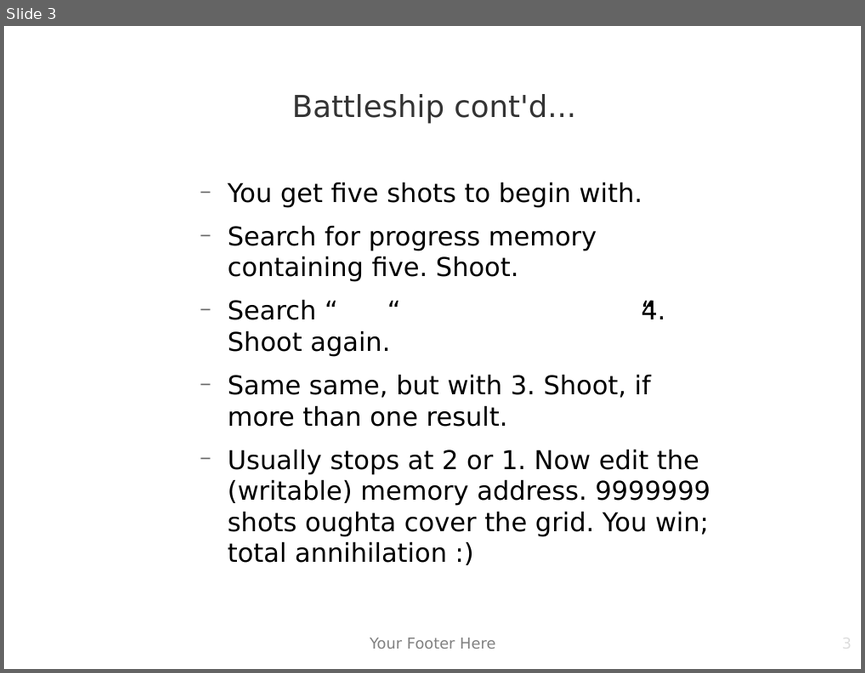
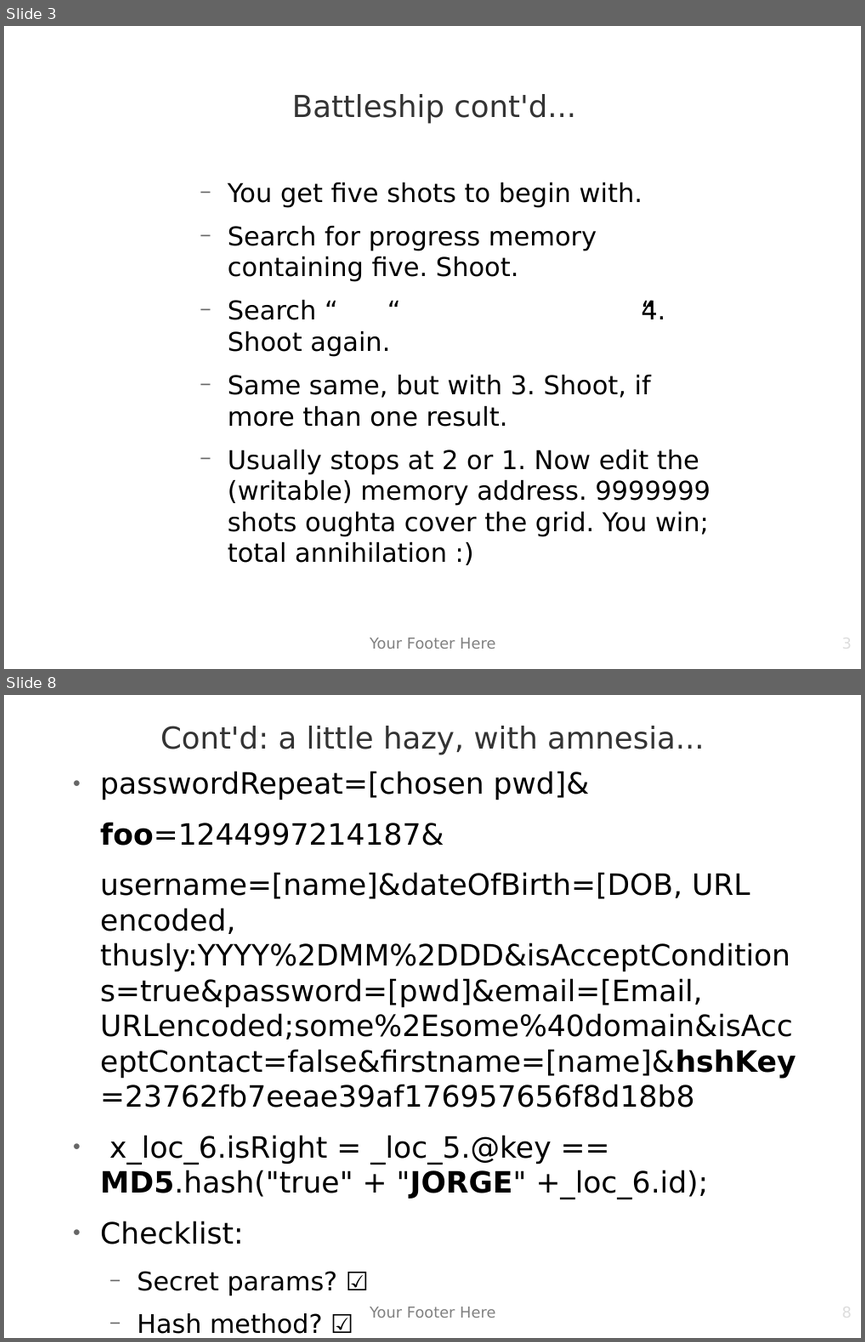
Before and after one commit to matiasw/disobey.fi-presentation, a slide deck: presis.odp. Shown one above the other, each under a label of ours: slide 3 before the commit, slides 3 and 8 after it; the slides between them are not shown. The pictures are 865x673 and 865x1342 pixels, drawn with LibreOffice and Linux fonts; fonts in the diff are those of the drawing; background and template pictures are left out. Boxes give left, top, right and bottom in pixels: in the first picture for what was removed or moved away, otherwise in the second. Text is boxed around its words. In the diff, an @@ line names an element or a change of style, - is before the commit and + after.

```diff
--- a/presis.odp
+++ b/presis.odp
@@ slide 8 added at [4,695,861,1338], background picture (left out) @@
@@ title added at [160,726,704,755], 28 pt, text #333333 @@
+Cont'd: a little hazy, with amnesia...
@@ text added at [100,771,795,1295], 27.2 pt, text #000000 @@
+● passwordRepeat=[chosen pwd]&
+foo=1244997214187&
+username=[name]&dateOfBirth=[DOB, URL encoded, thusly:YYYY%2DMM%2DDD&isAcceptConditions=true&password=[pwd]&email=[Email, URLencoded;some%2Esome%40domain&isAcceptContact=false&firstname=[name]&hshKey=23762fb7eeae39af176957656f8d18b8
+● x_loc_6.isRight = _loc_5.@key == MD5.hash("true" + "JORGE" +_loc_6.id);
+● Checklist:
+  − Secret params? ☑
+  − Hash method? ☑
+  − Salt? ☑
@@ text added at [370,1306,495,1317], 14 pt, text #808080 @@
+Your Footer Here
@@ page number added at [653,1303,852,1338], 14 pt, text #DDDDDD @@
+8
```
Also in this commit, not shown: 1 slide changed, 7 other slides added, 1 other file.
